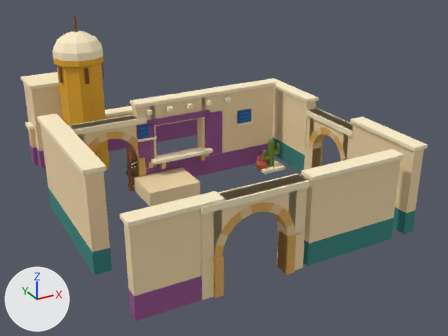
Renders of the glTF model assets/models/sandgate/b_court.glb from each side of a commit.
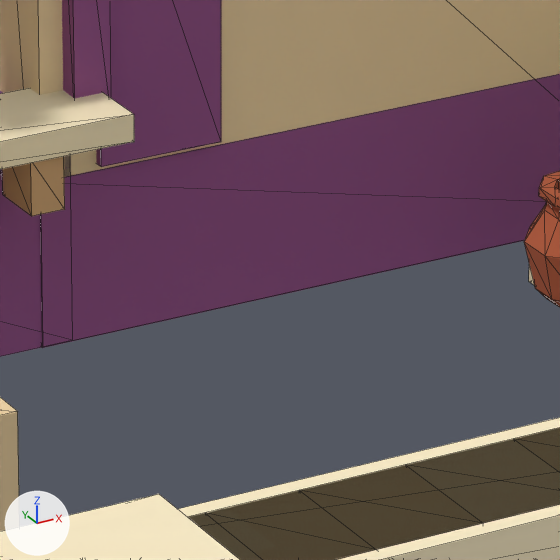
There are two pictures of each version: one whole from a 50 mm lens placed at (-30.58, -21.91, 16.33), pointed at (-14.9, 6.59, 2.08), one close up on the part from 44% to 58% of the width and 41% to 59% of the height. Lighting does not change. The marker at lower left points along +X, +Y and +Z. The first two pictures are the older version. The close-ups show mesh edges as thin lines. Vertices at exactly the same position are counted once.

Objects in the first close-up: 'b_court'.
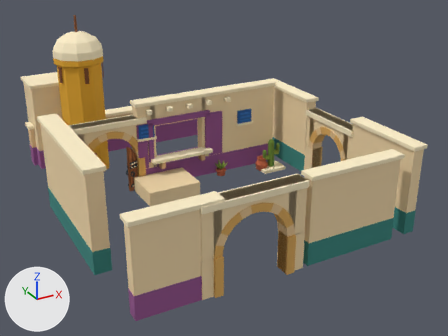
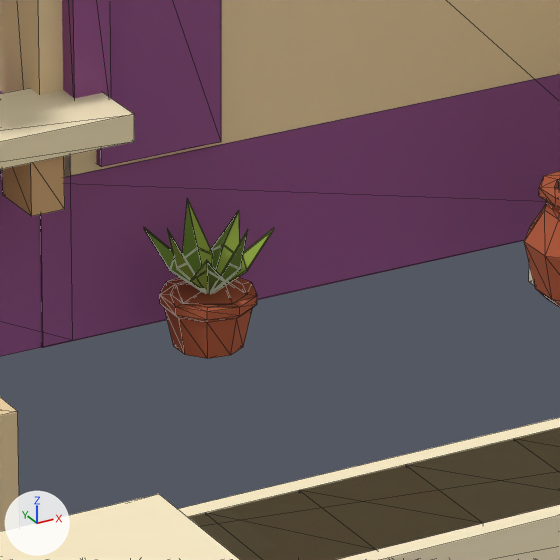
Edits to the scene script, one JSON object a line:
```json
{"block": "me_b_court", "where": "# used by ob_b_court; location = (0.0, 0.0, 0.0)"}
{"op": "remove", "block": "me_b_court", "code": "me_b_court.from_pydata(...)  # 1938 vertices, 3596 faces; spans x -24.1..-7.8, y -1.6..18.8, z 0.0..9.8"}
{"op": "add", "block": "me_b_court", "code": "me_b_court.from_pydata(...)  # 2059 vertices, 3938 faces; spans x -24.1..-7.8, y -1.6..18.8, z 0.0..9.8"}
{"block": "me_b_court", "change": "me_b_court part 1: a new loose piece of 58 vertices spanning x -13.6..-12.9, y 9.5..10.3, z 0.4..1.0"}
{"block": "me_b_court", "change": "me_b_court part 2: a new loose piece of 45 vertices spanning x -13.6..-13.0, y 9.6..10.2, z 0.0..0.4, in mat_clay (orange #b75e3e)"}
{"block": "me_b_court", "change": "other edits to the shape of me_b_court do not show in these pictures"}
```

Pixel boxes [x1, y1, x2, y2] of what changed, in the close-ups (560 x 560 px):
```json
{"part": 1, "of": "me_b_court", "change": "added", "after": [144, 198, 274, 294], "on screen": "green"}
{"part": 2, "of": "me_b_court", "change": "added", "after": [160, 277, 257, 358], "on screen": "orange"}
```
